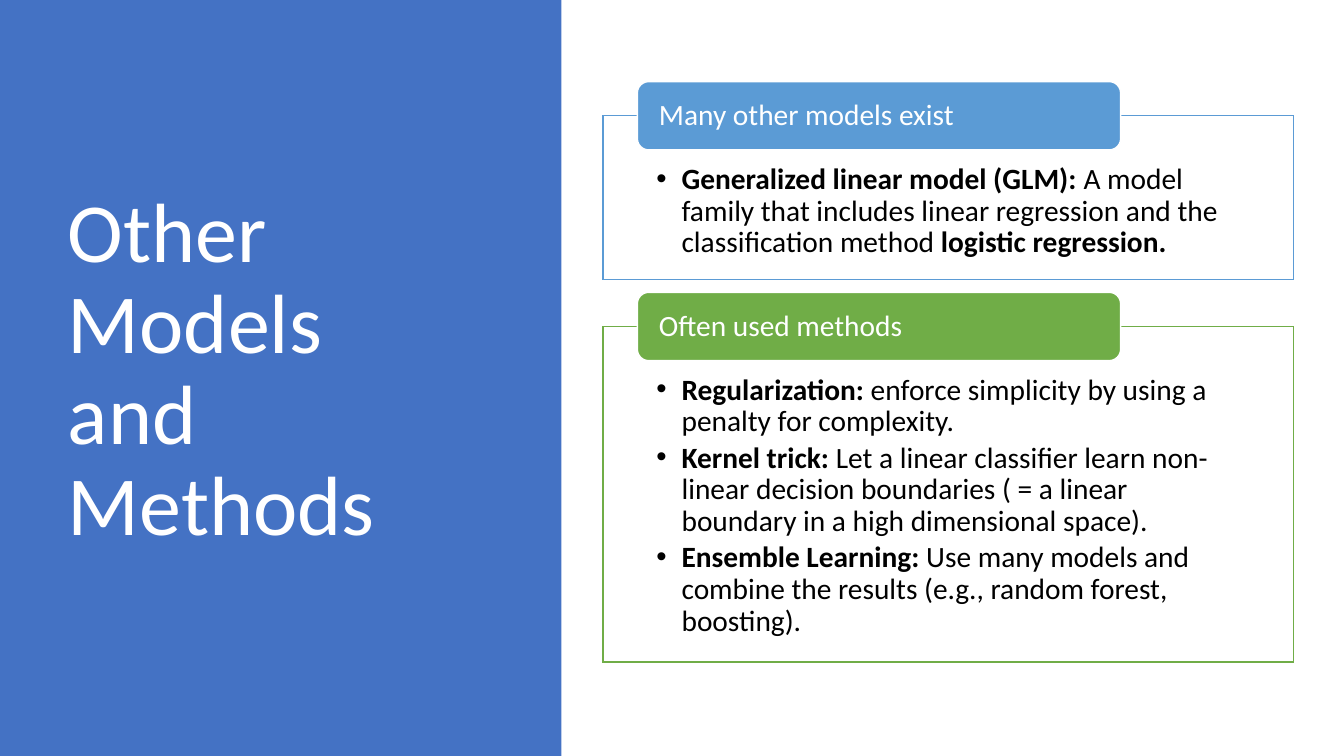
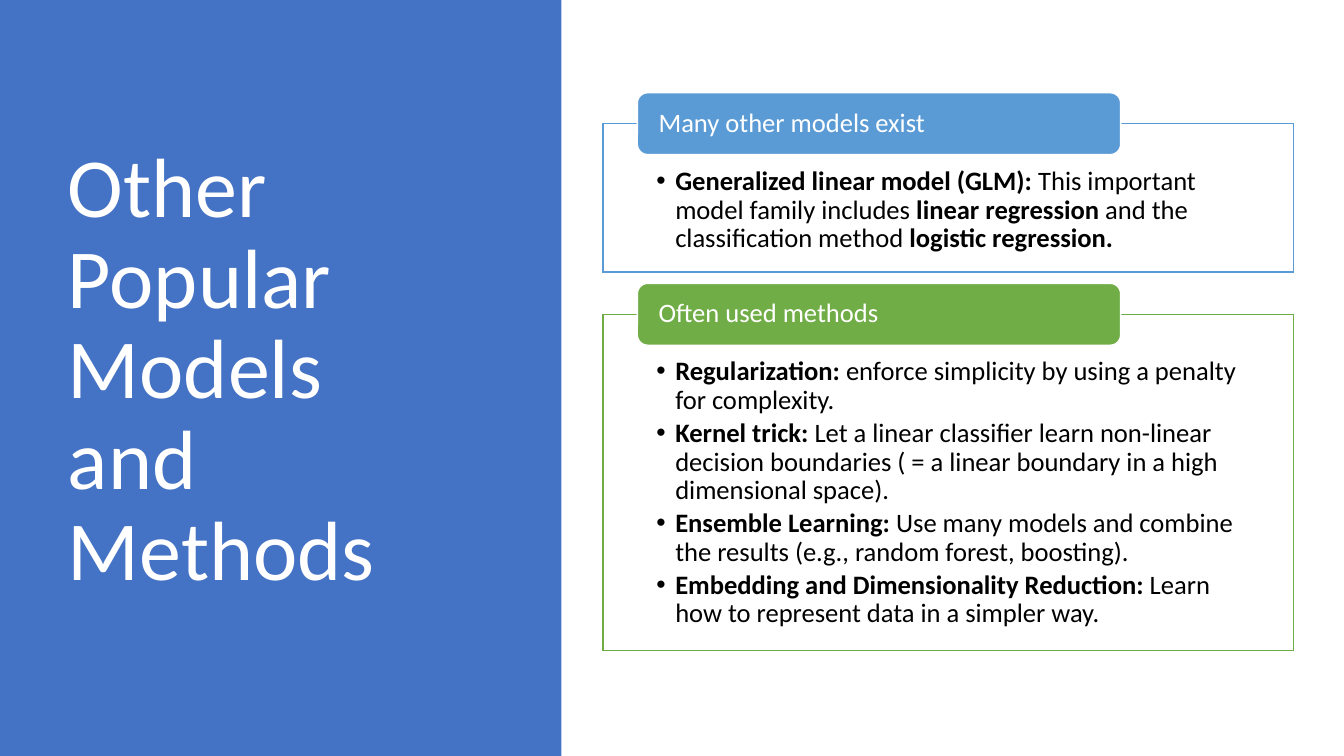
Before and after one commit to mhahsler/CS7320-AI, a slide deck: slide 29 of slides/19_ML_intro.pptx. Drawn at 1344x756 pixels with LibreOffice and Linux fonts; fonts in the diff are those of the drawing. Boxes give left, top, right and bottom in pixels: in the first picture for what was removed or moved away, otherwise in the second. Text is boxed around its words. In the diff, an @@ line names an element or a change of style, - is before the commit and + after.

```diff
--- a/slides/19_ML_intro.pptx
+++ b/slides/19_ML_intro.pptx
@@ rounded rectangle: place and size @@
-rounded rectangle at [637, 82, 1120, 150]
+rounded rectangle at [637, 93, 1120, 154]
@@ text "Many other models exist": place and size @@
-text "Many other models exist" at [659, 104, 954, 130]
+text "Many other models exist" at [659, 113, 924, 137]
@@ text "Many other models exist" at [659, 113, 924, 137]: size 21 to 19 pt @@
@@ rectangle: place and size @@
-rectangle at [603, 116, 1294, 280]
+rectangle at [603, 124, 1294, 272]
@@ title at [68, 158, 374, 581]: text changed @@
-Other Models and Methods
+Other Popular Models and Methods
@@ text at [675, 170, 1195, 252]: text changed; size 21 to 19 pt; bold on @@
-  • Generalized linear model (GLM): A model family that includes linear regression and the classification method logistic regression.
+  • Generalized linear model (GLM): This important model family includes linear regression and the classification method logistic regression.
@@ rounded rectangle: place and size @@
-rounded rectangle at [637, 292, 1120, 361]
+rounded rectangle at [637, 283, 1120, 345]
@@ text "Often used methods" at [659, 303, 878, 322]: size 21 to 19 pt @@
@@ text "Often used methods": place and size @@
-text "Often used methods" at [659, 315, 902, 336]
+text "Often used methods" at [659, 303, 878, 322]
@@ text "Regularization: enforce simplicity by using ...": place and size @@
-text "Regularization: enforce simplicity by using ..." at [682, 379, 1207, 636]
+text "Regularization: enforce simplicity by using ..." at [675, 361, 1236, 627]
@@ rectangle: place and size @@
-rectangle at [603, 327, 1294, 662]
+rectangle at [603, 315, 1294, 651]
@@ text at [675, 361, 1236, 566]: size 21 to 19 pt in "Regularization: enforce simplicity by using a penalty ...", "Kernel trick: Let a linear classifier learn ...", "Ensemble Learning: Use many models and combine ..."; indent changed @@
@@ text at [675, 575, 1210, 627]: paragraph added @@
+  • Embedding and Dimensionality Reduction: Learn how to represent data in a simpler way.
```
Also in this commit, not shown: 3 other slides changed, 1 other file.
